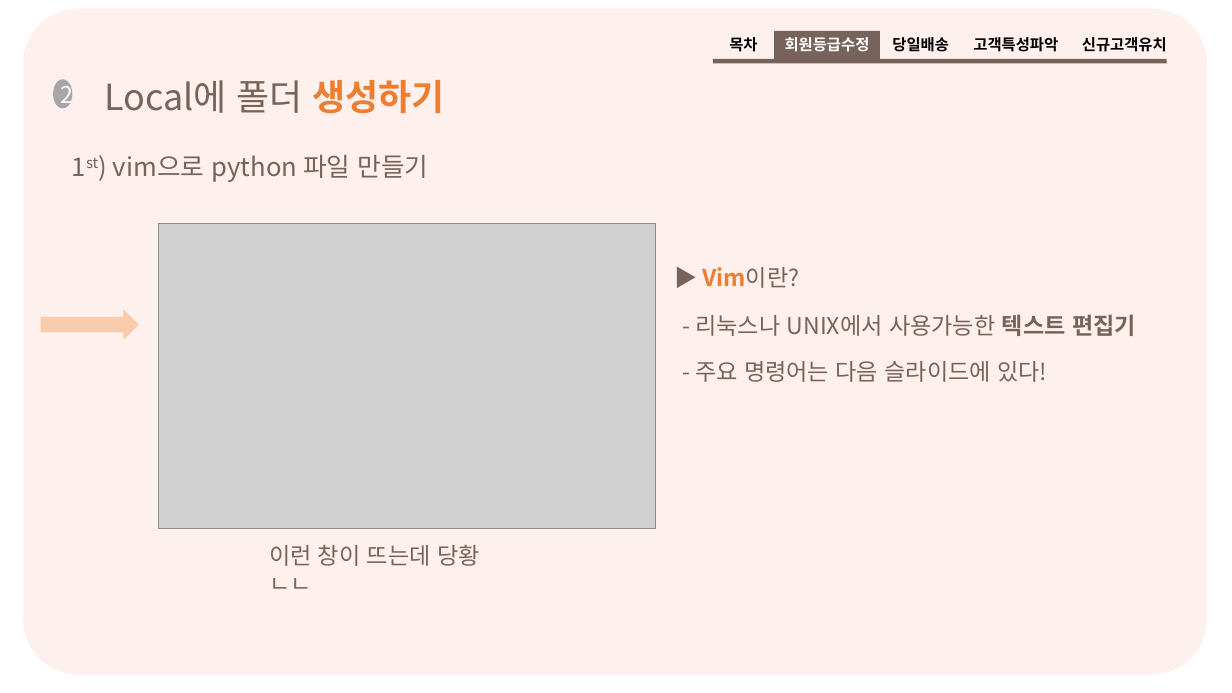
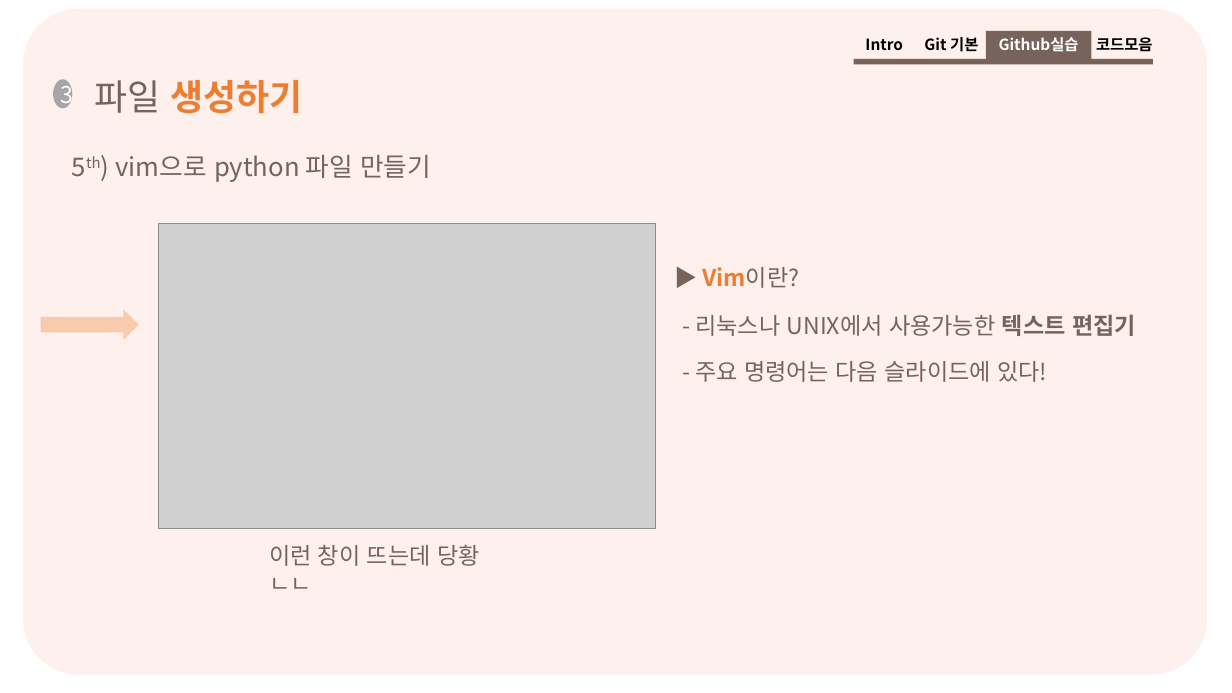
Before and after one commit to hw79chopin/YBIGTA-lecture-note, a slide deck: slide 18 of git,github/Git_Github_practice.pptx (slide 17 before the commit). Drawn at 1232x693 pixels with LibreOffice and Linux fonts; fonts in the diff are those of the drawing; grey boxes stand for pictures. Boxes give left, top, right and bottom in pixels: in the first picture for what was removed or moved away, otherwise in the second. Text is boxed around its words. In the diff, an @@ line names an element or a change of style, - is before the commit and + after.

```diff
--- a/git,github/Git_Github_practice.pptx
+++ b/git,github/Git_Github_practice.pptx
@@ rectangle resized from (x1=714, y1=59, x2=1167, y2=64) to (x1=854, y1=59, x2=1153, y2=65) @@
@@ text added at (x1=865, y1=38, x2=903, y2=50), 12 pt, text #000000, bold @@
+Intro
@@ text added at (x1=924, y1=37, x2=978, y2=52), 12 pt, text #000000, bold @@
+Git 기본
@@ group removed at (x1=729, y1=31, x2=1058, y2=59): 3 texts, 1 rectangle @@
-목차
-회원등급수정
-당일배송
-고객특성파악
@@ rectangle added at (x1=986, y1=31, x2=1092, y2=59), fill #77635B, 12 pt, text #FFFFFF, bold @@
+Github실습
@@ text at (x1=1096, y1=37, x2=1153, y2=52): text changed @@
-신규고객유치
+코드모음
@@ text in ellipse at (x1=60, y1=79, x2=73, y2=108): text changed @@
-2
+3
@@ text at (x1=94, y1=80, x2=302, y2=113): text changed; text colour #77635B to #ED7D31; bold on @@
-Local에 폴더 생성하기
+파일 생성하기
@@ text at (x1=115, y1=155, x2=431, y2=182): text changed @@
-1st) vim으로 python 파일 만들기
+5th) vim으로 python 파일 만들기
```
Also in this commit, not shown: 23 other slides changed, 11 slides added, 7 slides removed.
